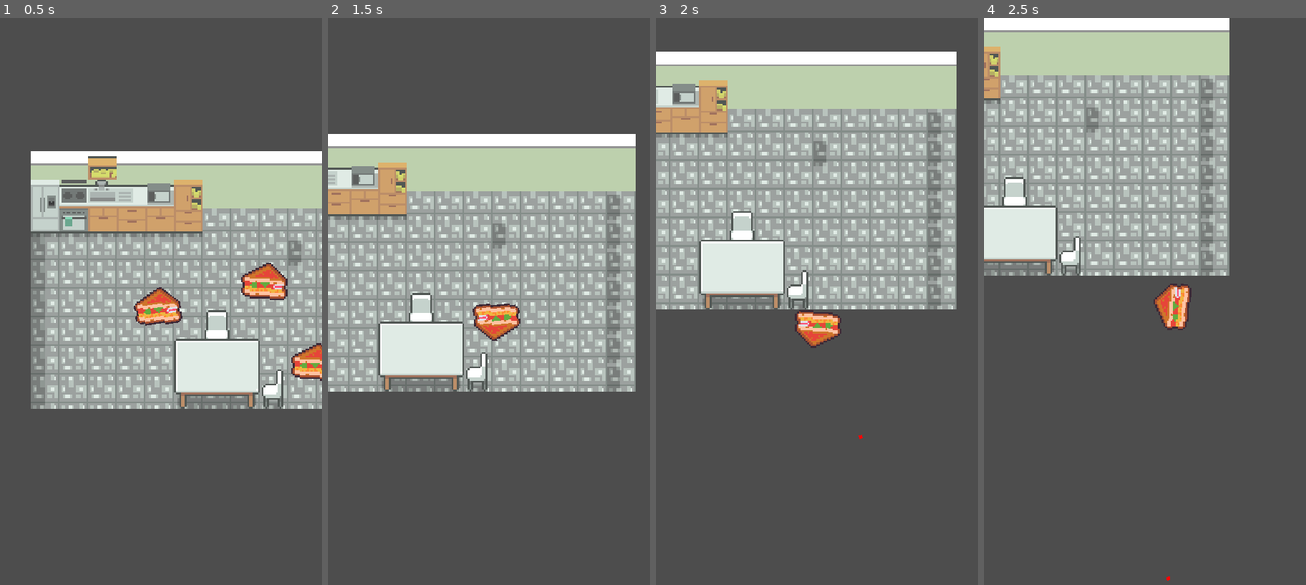
Above: before the commit, frames 1-4 (left to right).
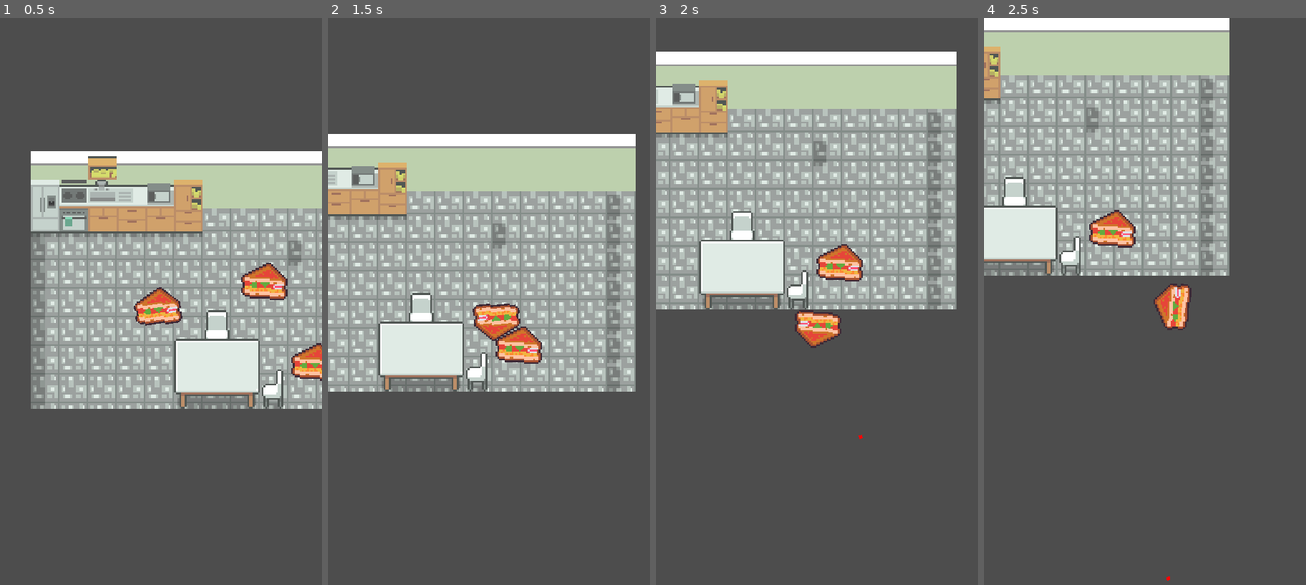
Above: after the commit, the same moments.

Repository: helenzhangyc/BurgerStrike
Game: Godot game, scene res://scenes/levels/Daniel.tscn
The game is run twice, just before and just after one commit, with the same random seed, the same clock (stepped at 60 frames per second) and the same inputs. Before the commit the project has no main scene; this scene is started directly in both runs.
Inputs (mouse positions are in pixels of both pictures, inside the frame that each line leads up to):
- Up to frame 1 (0.5 s): no input
- Up to frame 2 (1.5 s): move the mouse to (559, 273) at 0.52 s; hold D (right) 0.53-1.28 s; tap Space (shoot) at 0.6, 1.35 s; move the mouse to (424, 335) at 1.27 s; hold S (down) from 1.28 s (still down)
- Up to frame 3 (2 s): keep holding S (down)
- Up to frame 4 (2.5 s): move the mouse to (1177, 176) at 2.02 s; release S (down) at 2.03 s; hold D (right) from 2.03 s (still down); tap Space (shoot) at 2.1 s

Frame 1 is identical in both runs. In frame 2, 0.7% of the frame differs, in the area x 52-67%, y 54-61%; in frame 3, 0.7%, in the area x 49-65%, y 39-47%; in frame 4, 0.7%.

Commit message:
Wave spawner system (#8)
* Wave spawner system

* timed enemy spawning

* delay between waves and spawning enemies

Diff:
--- a/project.godot
+++ b/project.godot
@@ -11,7 +11,7 @@
 [application]
 
 config/name="Starburst"
-run/main_scene="res://scenes/Level.tscn"
+run/main_scene="res://scenes/levels/Main.tscn"
 config/features=PackedStringArray("4.1", "Forward Plus")
 config/icon="res://icon.svg"
 
--- a/scenes/Globals.tscn
+++ b/scenes/Globals.tscn
@@ -6,3 +6,5 @@
 script = ExtResource("1_dd7n5")
 
 [node name="BulletContainer" type="Node2D" parent="."]
+
+[node name="EnemyContainer" type="Node2D" parent="."]
--- a/scenes/levels/Daniel.tscn
+++ b/scenes/levels/Daniel.tscn
@@ -1,12 +1,15 @@
-[gd_scene load_steps=10 format=3 uid="uid://ctbe15r3nw1ey"]
+[gd_scene load_steps=13 format=3 uid="uid://ctbe15r3nw1ey"]
 
 [ext_resource type="Script" path="res://scripts/GameManager.gd" id="1_p5wqo"]
 [ext_resource type="Texture2D" uid="uid://tpf23uytvwei" path="res://sprites/tileset.png" id="2_4uj7p"]
 [ext_resource type="PackedScene" uid="uid://cwre7pomfe73u" path="res://scenes/Player.tscn" id="3_wbqv4"]
+[ext_resource type="PackedScene" uid="uid://c0ujo7raol74o" path="res://scenes/Enemy.tscn" id="4_vfbub"]
 [ext_resource type="Script" path="res://scripts/Camera.gd" id="5_r3lwe"]
 [ext_resource type="PackedScene" uid="uid://ckeuy4n7lbry5" path="res://scenes/PickupItem.tscn" id="6_n4xlb"]
 [ext_resource type="Resource" uid="uid://gk7qypk05u23" path="res://resources/items/sauce/ketcup.tres" id="7_yr2jp"]
 [ext_resource type="Resource" uid="uid://bqmoq80j5den7" path="res://resources/items/burger/lettuce.tres" id="8_7fw84"]
+[ext_resource type="Script" path="res://scripts/WaveManager.gd" id="8_qan7t"]
+[ext_resource type="Script" path="res://scripts/WaveSpawn.gd" id="9_8ur2i"]
 
 [sub_resource type="TileSetAtlasSource" id="TileSetAtlasSource_lrw20"]
 texture = ExtResource("2_4uj7p")
@@ -271,6 +274,7 @@
 script = ExtResource("1_p5wqo")
 
 [node name="TileMap" type="TileMap" parent="."]
+z_index = -1
 tile_set = SubResource("TileSet_tj2i2")
 format = 2
 layer_0/name = "floor"
@@ -299,3 +303,26 @@
 [node name="LettuceItem" parent="." instance=ExtResource("6_n4xlb")]
 position = Vector2(47, 37)
 item = ExtResource("8_7fw84")
+
+[node name="WaveManager" type="Node" parent="."]
+script = ExtResource("8_qan7t")
+
+[node name="Waves" type="Node" parent="WaveManager"]
+
+[node name="1" type="Node" parent="WaveManager/Waves"]
+
+[node name="WaveSpawn" type="Node" parent="WaveManager/Waves/1"]
+script = ExtResource("9_8ur2i")
+enemy = ExtResource("4_vfbub")
+count = 5
+
+[node name="SpawnLocations" type="Node" parent="WaveManager"]
+
+[node name="Spawn" type="Node2D" parent="WaveManager/SpawnLocations" groups=["spawn"]]
+position = Vector2(-124, 2)
+
+[node name="Spawn2" type="Node2D" parent="WaveManager/SpawnLocations" groups=["spawn"]]
+position = Vector2(117, 0)
+
+[node name="SpawnTimer" type="Timer" parent="WaveManager"]
+wait_time = 2.0
--- a/scripts/Globals.gd
+++ b/scripts/Globals.gd
@@ -1,3 +1,4 @@
 extends Node2D
 
 @onready var bullet_container = $BulletContainer
+@onready var enemy_container = $EnemyContainer
--- a/scripts/PickerUpper.gd
+++ b/scripts/PickerUpper.gd
@@ -3,6 +3,7 @@
 @export var item: String
 
 func _ready():
+	area_entered.connect(_on_area_entered)
 	print("picker upper item ready")
 
 func _on_area_entered(area):
--- a/scripts/PickupItem.gd
+++ b/scripts/PickupItem.gd
@@ -3,6 +3,7 @@
 @export var item: Item
 
 func _ready():
+	# area_entered.connect(_on_area_entered)
 	print("pickup item ready")
 
 func _on_area_entered(area):
--- /dev/null
+++ b/scripts/WaveManager.gd
@@ -0,0 +1,41 @@
+extends Node
+
+@onready var waves = $Waves
+@onready var spawn_points = $SpawnLocations
+@onready var spawn_timer = $SpawnTimer
+
+@onready var globals = get_node("/root/Globals")
+
+var current_wave: int = 0
+
+# time between waves
+const WAVE_REST = 5
+# time between spawning concecutive enemies
+const SPAWN_REST = 0.2
+
+func _ready():
+	spawn_timer.timeout.connect(_on_spawn_timer_timeout)
+	spawn_timer.start()
+
+func _on_spawn_timer_timeout():
+	print("starting wave")
+	start_wave()
+
+func start_wave():
+	# get all the spawns in the wave
+	print("current wave:", current_wave, waves.get_child(current_wave))
+	await get_tree().create_timer(WAVE_REST).timeout
+	for wave_spawn in waves.get_child(current_wave).get_children():
+
+		# pick a random spawn point
+		var spawn_point = spawn_points.get_children()[randi() % len(spawn_points.get_children())]
+		for i in range(wave_spawn.count):
+
+			# spawn the enemy
+			var inst = wave_spawn.enemy.instantiate()
+			# print("instantiate enemy", inst)
+			inst.global_position = spawn_point.global_position
+
+			globals.add_child(inst)
+
+			await get_tree().create_timer(SPAWN_REST).timeout
--- /dev/null
+++ b/scripts/WaveSpawn.gd
@@ -0,0 +1,4 @@
+class_name WaveSpawn extends Node
+
+@export var enemy: PackedScene
+@export var count: int
Not shown, changed: sprites/ketchup.png.import
Not shown, changed: sprites/mustard.png.import
